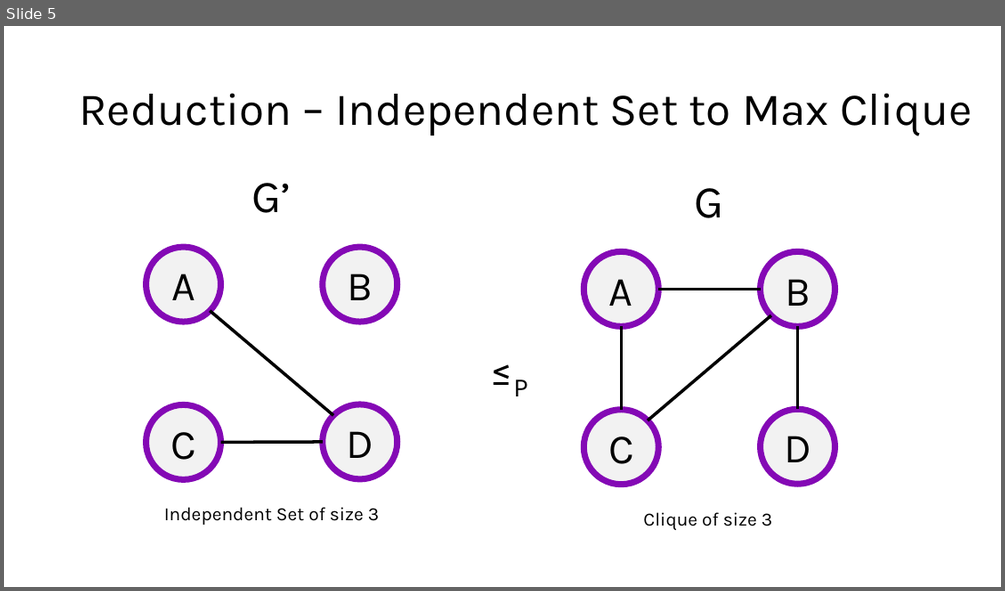
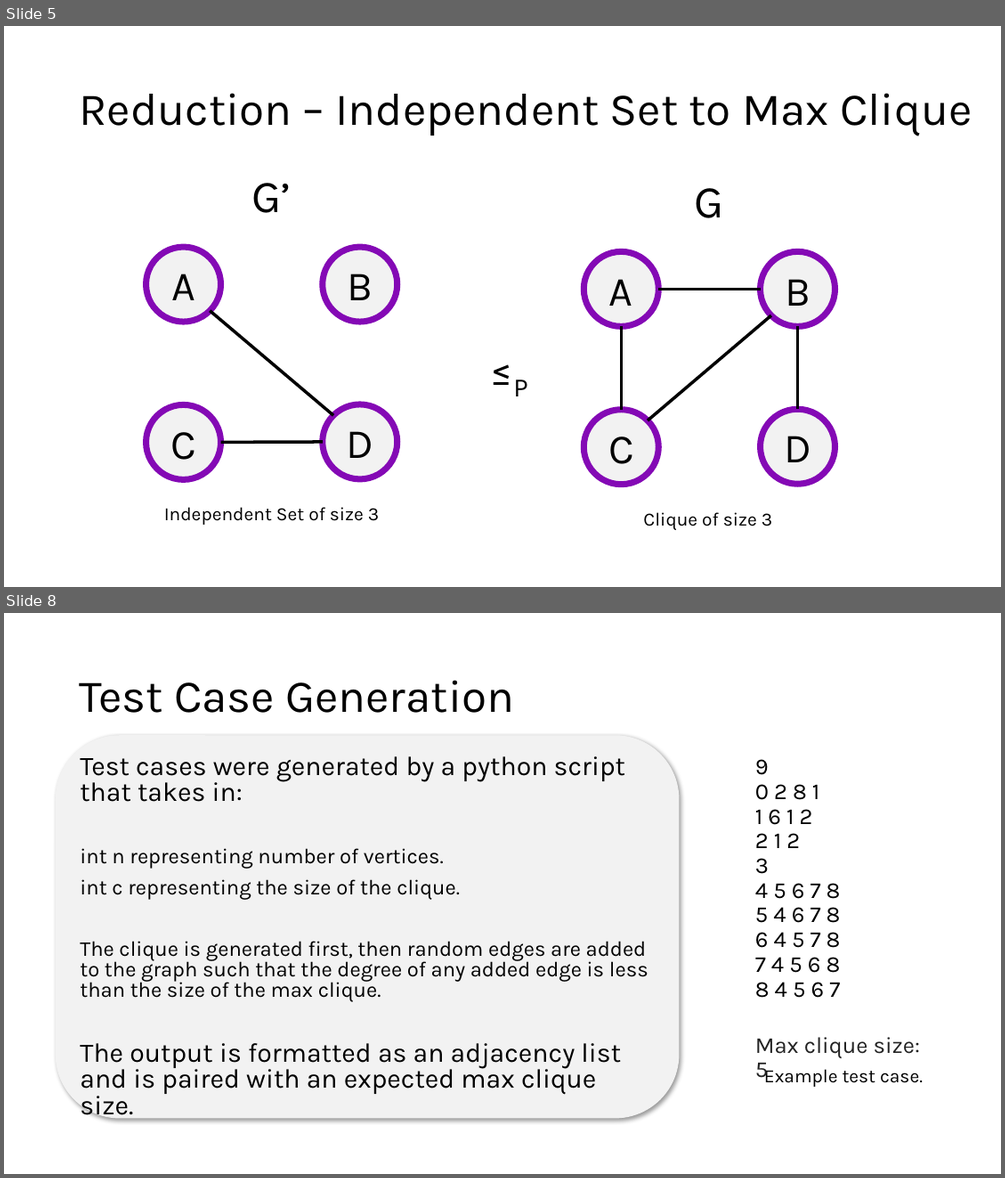
Before and after one commit to schaffsp/CS412FinalProject, a slide deck: problem_presentation.pptx. Shown one above the other, each under a label of ours: slide 5 before the commit, slides 5 and 8 after it; the slides between them are not shown. The pictures are 1005x591 and 1005x1178 pixels, drawn with LibreOffice and Linux fonts; fonts in the diff are those of the drawing. Boxes give left, top, right and bottom in pixels: in the first picture for what was removed or moved away, otherwise in the second. Text is boxed around its words. In the diff, an @@ line names an element or a change of style, - is before the commit and + after.

Commit message:
Work for 4/29

```diff
--- a/problem_presentation.pptx
+++ b/problem_presentation.pptx
@@ slide 8 added at <box>4,613,1001,1174</box>, background #FFFFFF @@
@@ title added at <box>80,680,514,713</box>, 44 pt, text #000000 @@
+Test Case Generation
@@ rounded rectangle added at <box>56,735,680,1118</box>, fill #F2F2F2 @@
@@ text added at <box>80,756,648,1120</box>, 20.4 pt, text #000000 @@
+Test cases were generated by a python script that takes in:
+int n representing number of vertices.
+int c representing the size of the clique.
+The clique is generated first, then random edges are added to the graph such that the degree of any added edge is less than the size of the max clique.
+The output is formatted as an adjacency list and is paired with an expected max clique size.
@@ text added at <box>755,759,920,1082</box>, 22 pt, text #000000 @@
+9
+0 2 8 1
+1 6 1 2
+2 1 2
+3
+4 5 6 7 8
+5 4 6 7 8
+6 4 5 7 8
+7 4 5 6 8
+8 4 5 6 7
+Max clique size: 5
@@ text added at <box>764,1069,922,1086</box>, 18 pt, text #000000 @@
+Example test case.
```
Also in this commit, not shown: 3 other slides added, 1 slide removed.
